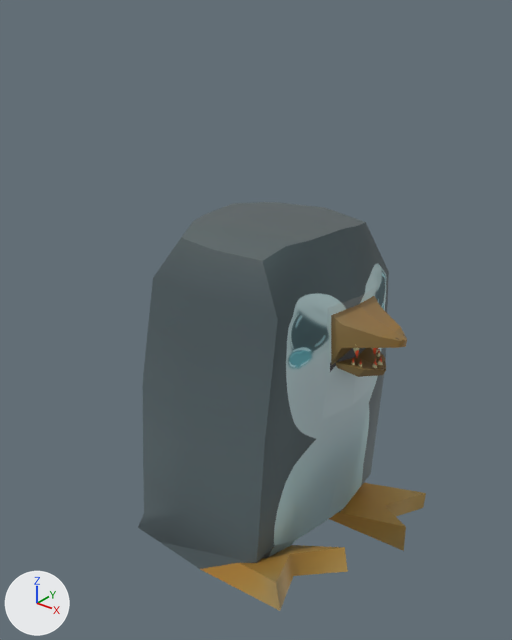
The FBX model Assets/Graphics/Models/Pingu/Pingu.fbx, before and after one commit.
One viewpoint serves both versions: a 50 mm camera at (0.0525, -0.0671, 0.075) aimed at (-0.0007, -0.0006, 0.0339). The axes (+X, +Y, +Z) are drawn at lower left. The lights are the same throughout. Both versions are drawn at frame 31 of the action 'Take 001'; the numbers are the values there.

Objects in the first picture: 'pingu'.
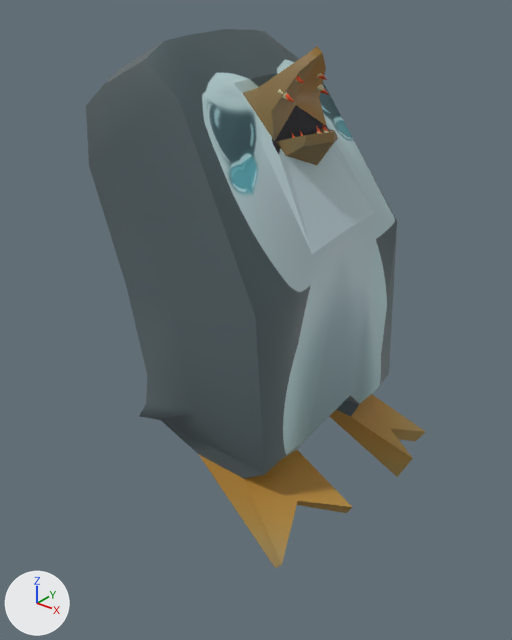
Location of each change, [x1, y1, x2, y2] in pixels of the pictures (512 x 640 px; the box of a moved part takes in the faces that stretch with it):
'pingu', reshaped, moved (18% wider, 32% taller): before [138, 202, 426, 611]; after [86, 29, 425, 569]
part 1 of me_mesh, moved or reshaped: before [377, 356, 383, 365]; after [323, 124, 329, 133]
part 2 of me_mesh, moved or reshaped: before [372, 358, 377, 368]; after [317, 127, 321, 134]
part 3 of me_mesh, moved or reshaped (not visible before): after [316, 85, 329, 95]
part 4 of me_mesh, moved or reshaped: before [372, 348, 376, 355]; after [295, 76, 305, 84]
part 5 of me_mesh, moved or reshaped: before [353, 344, 359, 358]; after [278, 89, 294, 102]
part 6 of me_mesh, moved or reshaped: before [138, 202, 426, 611]; after [86, 29, 425, 569]

Edits to the bpy script that builds the scene:
```text
Change me_mesh:
    used by ob_pingu; location = (0.0034, -0.0001, 0.0235); rotation_euler = (1.571, 0.0, 0.0), in degrees (90, 0, 0); scale = (0.01, 0.01, 0.01)
    remove me_mesh.from_pydata(...)  # 220 vertices, 218 faces; spans x -1.67..1.67, y -2.44..2.44, z -1.87..1.87
    add me_mesh.from_pydata(...)  # 220 vertices, 218 faces; spans x -2.06..1.96, y 1.13..6.94, z -1.85..1.8
    me_mesh part 1: the loose piece of 7 vertices spanning x 1.22..1.31, y 0.72..0.9, z -0.37..-0.29 is multiplied about its middle by the matrix ((0.901, -0.433, 0.042), (0.435, 0.897, -0.083), (-0.002, 0.093, 0.996)), then moved by (-0.46, 5.12, 0.23)
    me_mesh part 2: the loose piece of 7 vertices spanning x 1.21..1.3, y 0.73..0.91, z -0.25..-0.16 is multiplied about its middle by the matrix ((0.901, -0.433, 0.042), (0.435, 0.897, -0.083), (-0.002, 0.093, 0.996)), then moved by (-0.46, 5.11, 0.23)
    me_mesh part 3: the loose piece of 7 vertices spanning x 1.06..1.18, y 0.91..1.13, z -0.7..-0.58 is multiplied about its middle by the matrix ((0.619, -0.777, 0.075), (0.78, 0.617, -0.051), (-0.006, 0.09, 0.992)), then moved by (-0.58, 5.29, 0.25)
    me_mesh part 4: the loose piece of 7 vertices spanning x 1.22..1.34, y 1.03..1.24, z -0.13..-0.03 is multiplied about its middle by the matrix ((0.604, -0.793, 0.076), (0.797, 0.602, -0.056), (-0.001, 0.094, 0.996)), then moved by (-0.69, 5.35, 0.26)
    me_mesh part 5: the loose piece of 7 vertices spanning x 1.05..1.17, y 0.97..1.19, z -0.02..0.09 is multiplied about its middle by the matrix ((0.611, -0.788, 0.075), (0.792, 0.608, -0.06), (0.002, 0.096, 0.995)), then moved by (-0.57, 5.23, 0.26)
    me_mesh part 6: 150 of 220 vertices moved; they spanned x -1.67..1.67, y -2.44..2.44, z -1.87..1.87 and now span x -2.06..1.96, y 1.13..6.94, z -1.85..1.8; mean shift (-0.12, 4.44, 0.16); largest move (1.6, 1.15, -0.3) -> (0.76, 6.77, -0.04)
Change ob_pingu:
    ob_pingu.location: (0.0034, -0.0001, 0.0235) -> (0.0, 0.0, 0.0)
```
